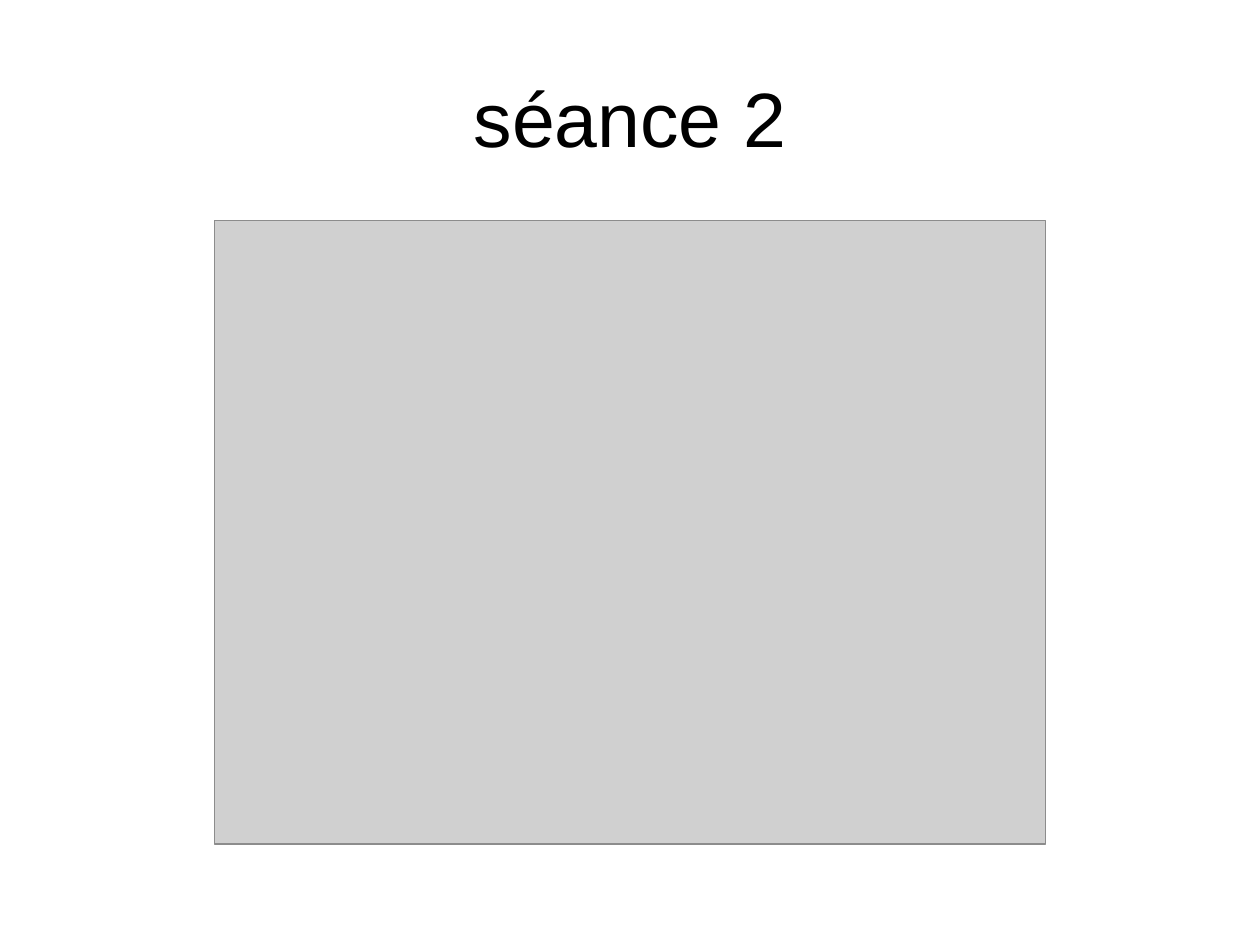
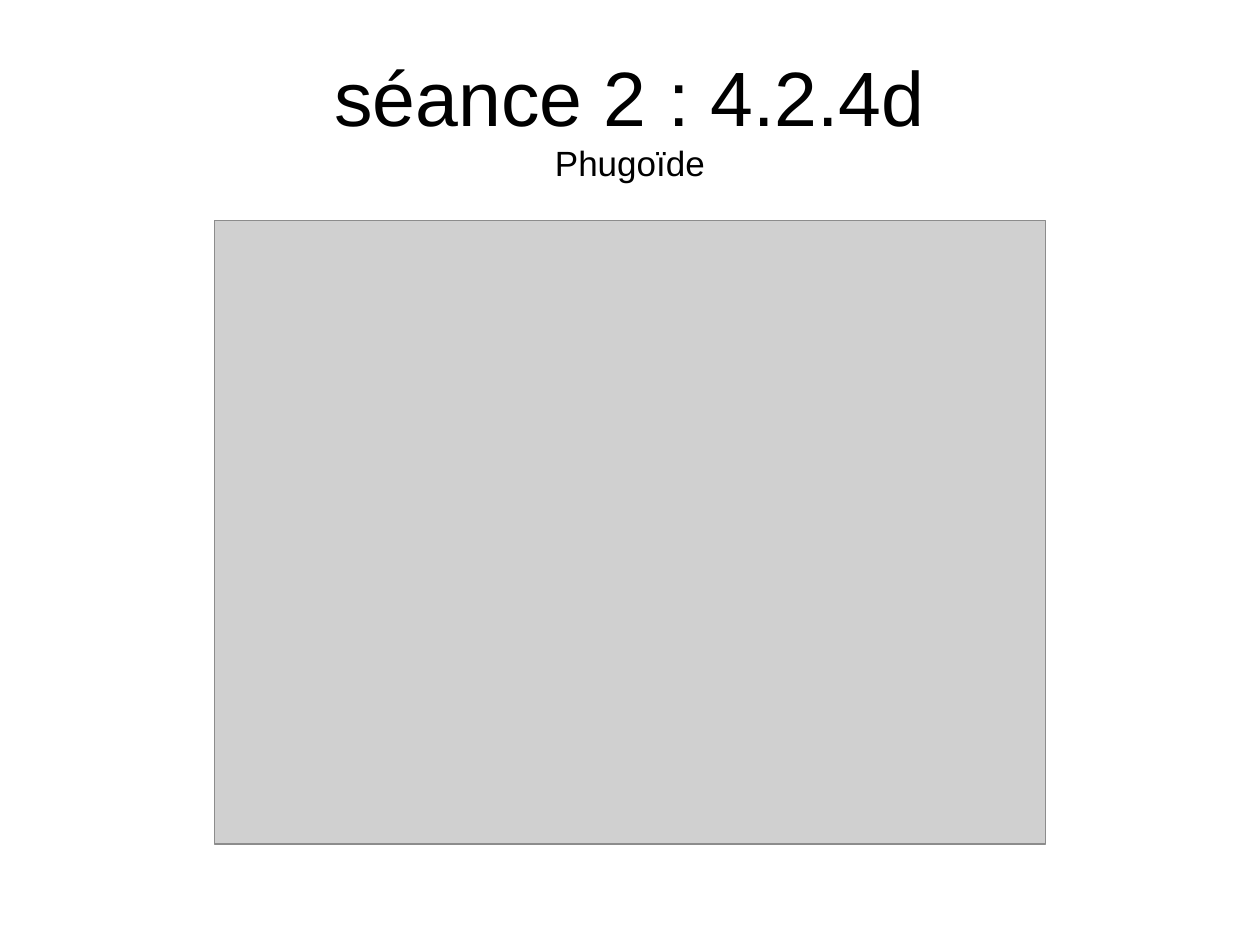
Before and after one commit to amapatate/BE_AVION, a slide deck: slide 31 of doc/be_avion_prez.odp (slide 21 before the commit). Drawn at 1260x945 pixels with LibreOffice and Linux fonts; fonts in the diff are those of the drawing; grey boxes stand for pictures; background and template pictures are left out. Boxes give left, top, right and bottom in pixels: in the first picture for what was removed or moved away, otherwise in the second. Text is boxed around its words. In the diff, an @@ line names an element or a change of style, - is before the commit and + after.

Commit message:
séance 3 fct de transfert .....

```diff
--- a/doc/be_avion_prez.odp
+++ b/doc/be_avion_prez.odp
@@ title at (x1=334, y1=69, x2=925, y2=183): text changed @@
-séance 2
+séance 2 : 4.2.4d
+Phugoïde
```
Also in this commit, not shown: 17 other slides changed, 17 slides added, 5 slides removed, 7 other files.
